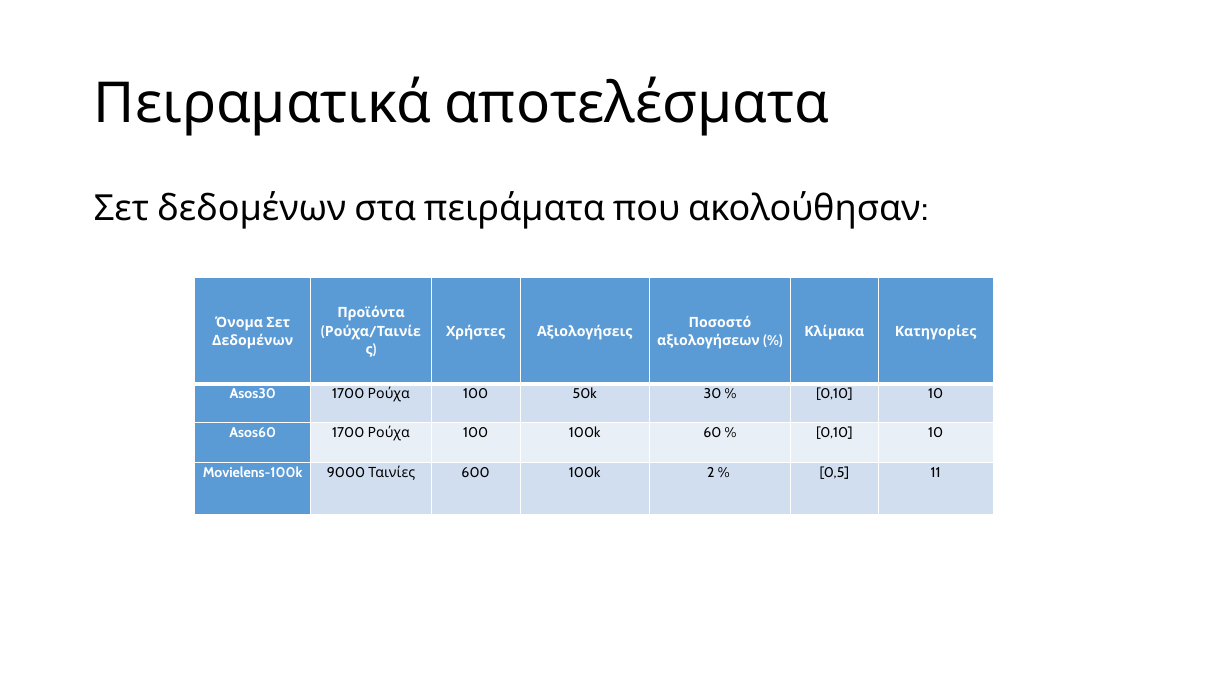
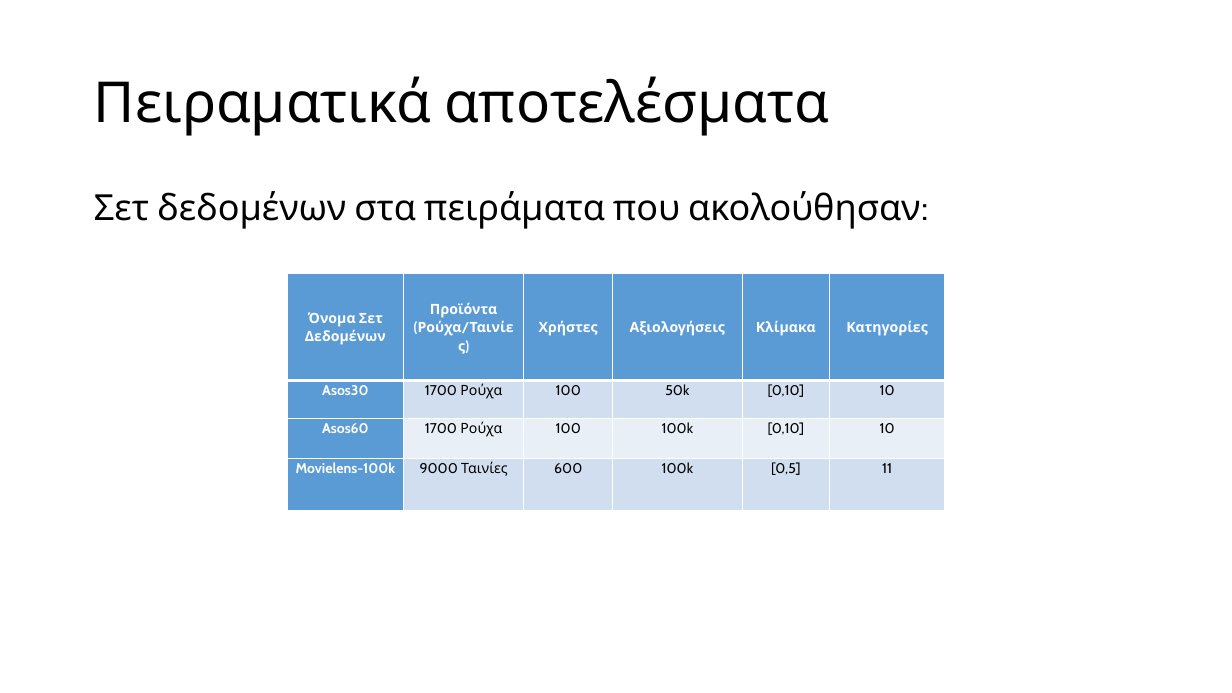
Before and after one commit to mpountou/General-Recommendation-Engine, a slide deck: slide 15 of παρουσίαση.pptx. Drawn at 1232x693 pixels with LibreOffice and Linux fonts; fonts in the diff are those of the drawing. Boxes give left, top, right and bottom in pixels: in the first picture for what was removed or moved away, otherwise in the second. Text is boxed around its words. In the diff, an @@ line names an element or a change of style, - is before the commit and + after.

```diff
--- a/παρουσίαση.pptx
+++ b/παρουσίαση.pptx
@@ table at bbox=[287, 274, 945, 511] @@
-column 5: Ποσοστό αξιολογήσεων (%) | 30 % | 60 % | 2 %
@@ table: place and size @@
-table at bbox=[195, 277, 994, 515]
+table at bbox=[287, 274, 945, 511]
```
Also in this commit, not shown: 12 other slides changed, 1 slide added, 1 slide removed, 1 other file.
